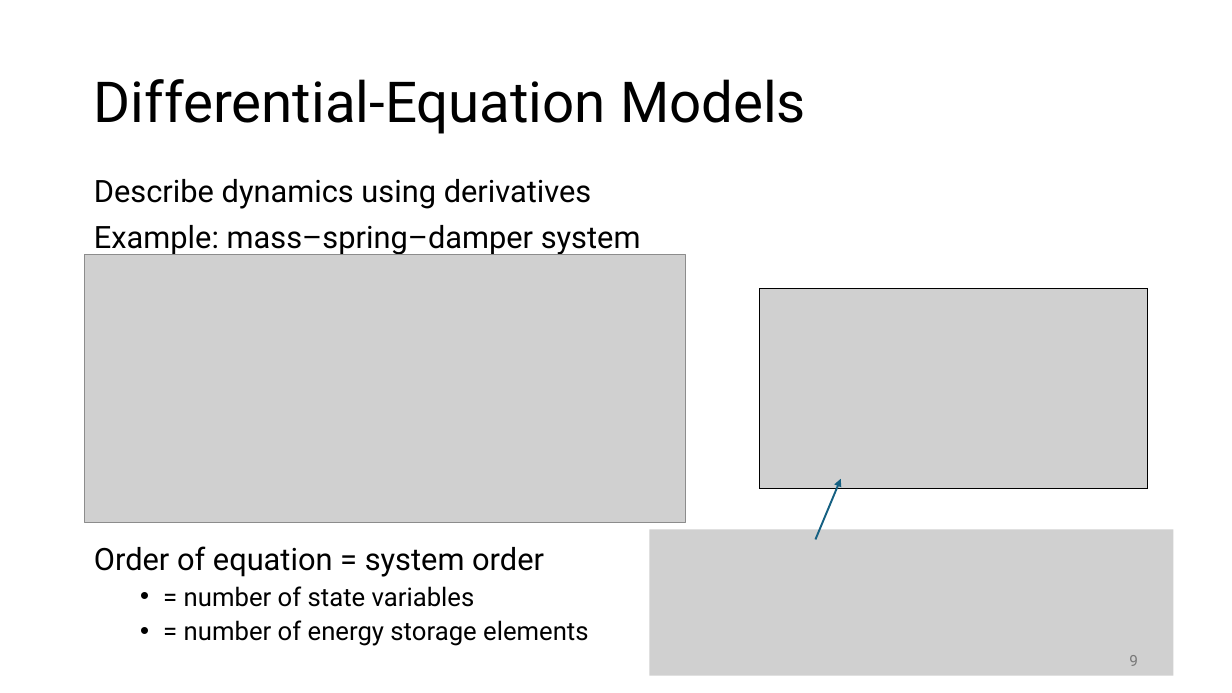
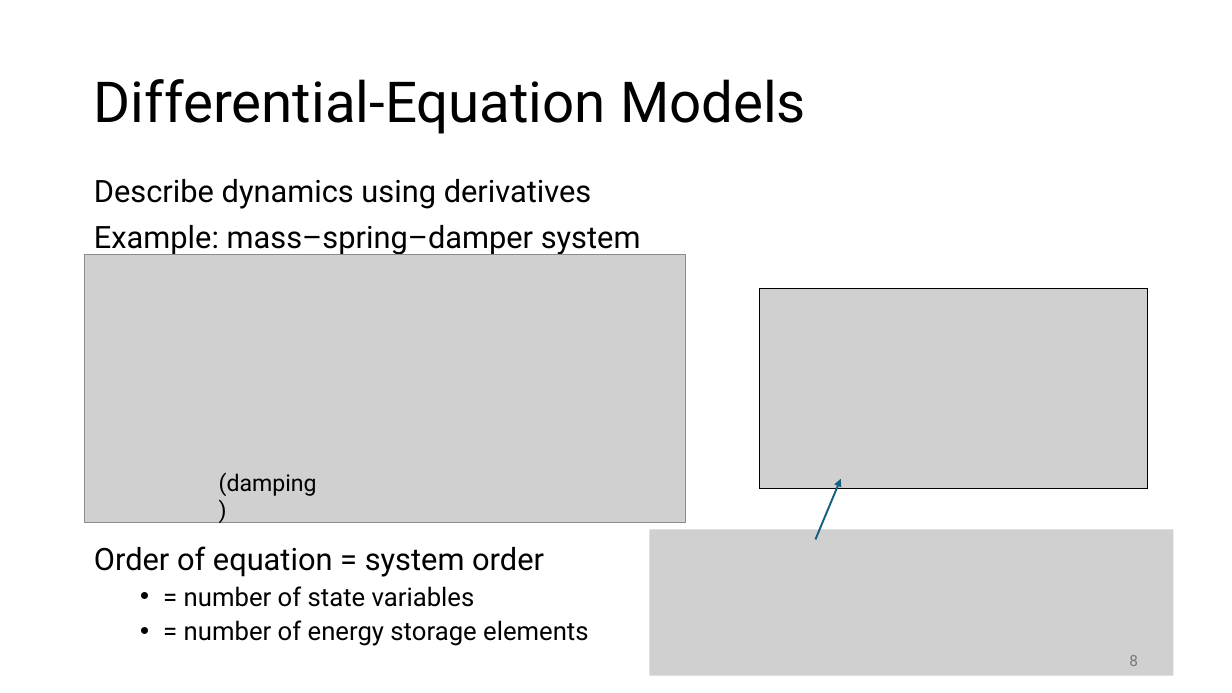
Before and after one commit to FelixWick/control_engineering, a slide deck: slide 8 of slides/1_systems.pptx (slide 9 before the commit). Drawn at 1232x693 pixels with LibreOffice and Linux fonts; fonts in the diff are those of the drawing; grey boxes stand for pictures. Boxes give left, top, right and bottom in pixels: in the first picture for what was removed or moved away, otherwise in the second. Text is boxed around its words. In the diff, an @@ line names an element or a change of style, - is before the commit and + after.

```diff
--- a/slides/1_systems.pptx
+++ b/slides/1_systems.pptx
@@ text added at [219, 472, 317, 496], 18 pt, text #000000 @@
+(damping)
```
Also in this commit, not shown: 8 other slides changed, 11 slides added.
